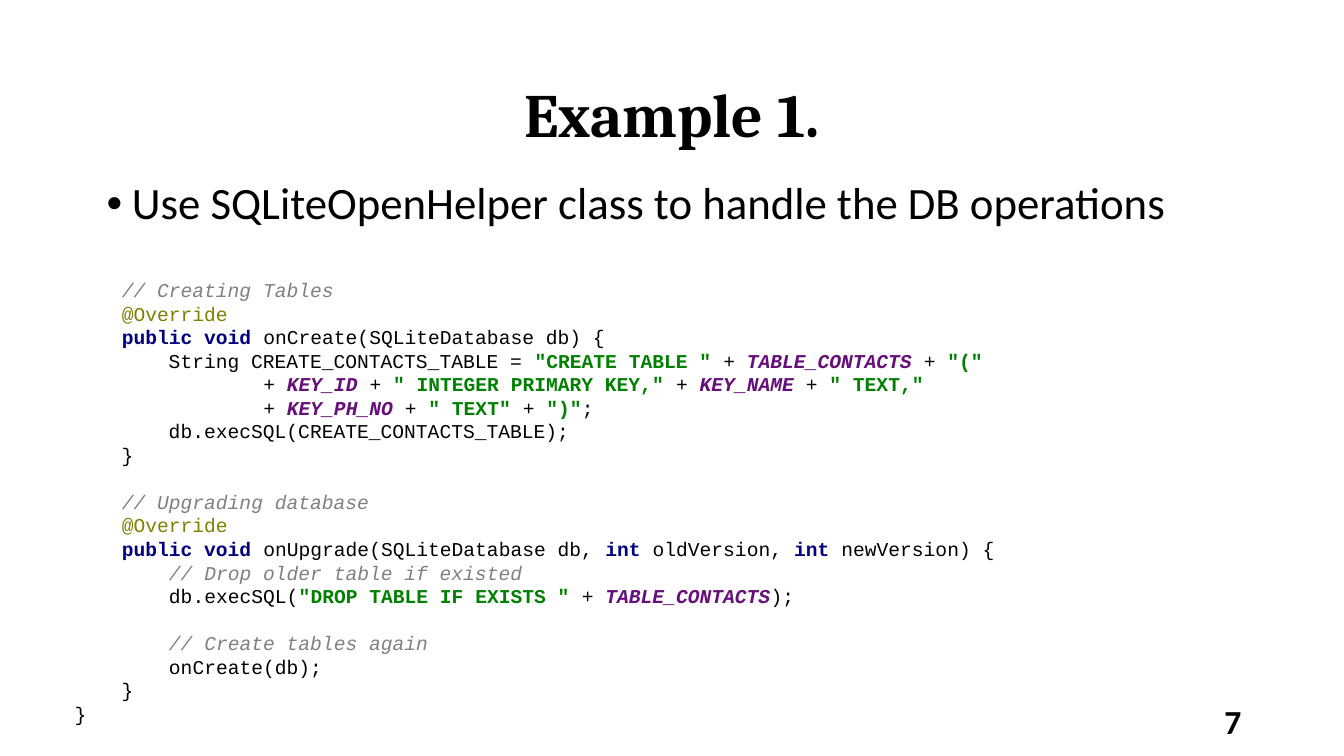
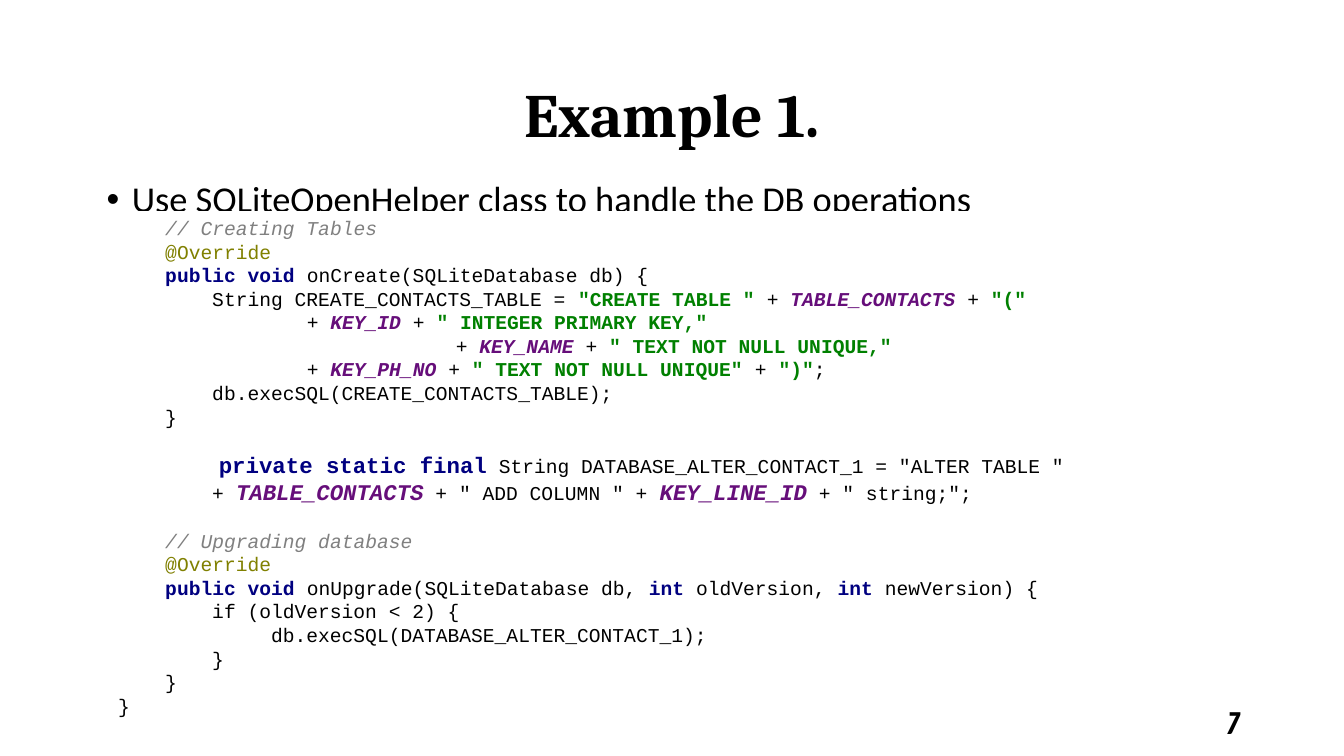
Before and after one commit to varanee/Course, a slide deck: slide 7 of Mobile_App_Dev/Week7/Lec7.odp. Drawn at 1344x756 pixels with LibreOffice and Linux fonts; fonts in the diff are those of the drawing. Boxes give left, top, right and bottom in pixels: in the first picture for what was removed or moved away, otherwise in the second. Text is boxed around its words. In the diff, an @@ line names an element or a change of style, - is before the commit and + after.

```diff
--- a/Mobile_App_Dev/Week7/Lec7.odp
+++ b/Mobile_App_Dev/Week7/Lec7.odp
@@ text "Use SQLiteOpenHelper class to handle ..." at <box>132,186,971,211</box>: size 32 to 26 pt @@
@@ text at <box>165,221,1040,646</box>: text changed @@
-// Creating Tables
-@Override
-public void onCreate(SQLiteDatabase db) {
-String CREATE_CONTACTS_TABLE = "CREATE TABLE " + TABLE_CONTACTS + "("
-+ KEY_ID + " INTEGER PRIMARY KEY," + KEY_NAME + " TEXT,"
-+ KEY_PH_NO + " TEXT" + ")";
-db.execSQL(CREATE_CONTACTS_TABLE);
-}
-// Upgrading database
-@Override
-public void onUpgrade(SQLiteDatabase db, int oldVersion, int newVersion) {
-// Drop older table if existed
-db.execSQL("DROP TABLE IF EXISTS " + TABLE_CONTACTS);
-// Create tables again
-onCreate(db);
-}
-}
+// Creating Tables
+@Override
+public void onCreate(SQLiteDatabase db) {
+String CREATE_CONTACTS_TABLE = "CREATE TABLE " + TABLE_CONTACTS + "("
++ KEY_ID + " INTEGER PRIMARY KEY,"
++ KEY_NAME + " TEXT NOT NULL UNIQUE,"
++ KEY_PH_NO + " TEXT NOT NULL UNIQUE" + ")";
+db.execSQL(CREATE_CONTACTS_TABLE);
+}
+private static final String DATABASE_ALTER_CONTACT_1 = "ALTER TABLE "
++ TABLE_CONTACTS + " ADD COLUMN " + KEY_LINE_ID + " string;";
+// Upgrading database
+@Override
+public void onUpgrade(SQLiteDatabase db, int oldVersion, int newVersion) {
+if (oldVersion < 2) {
+db.execSQL(DATABASE_ALTER_CONTACT_1);
+}
+}
+}
```
Also in this commit, not shown: 11 other slides changed, 1 slide added, 1 slide removed, 4 other files.
